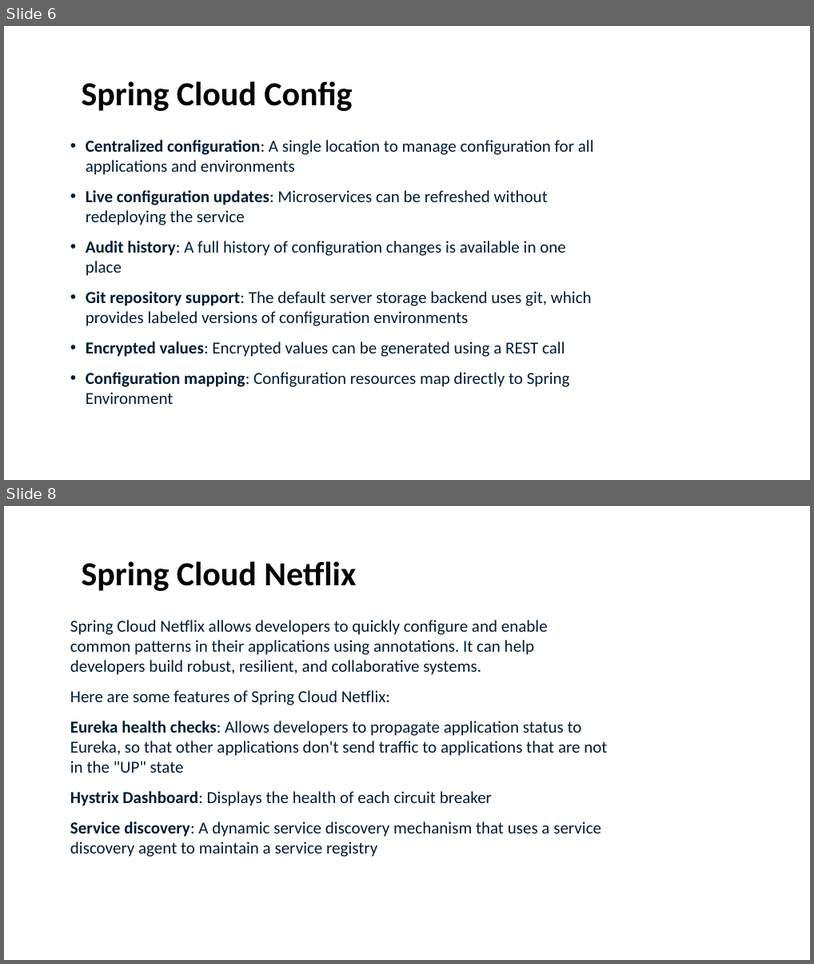
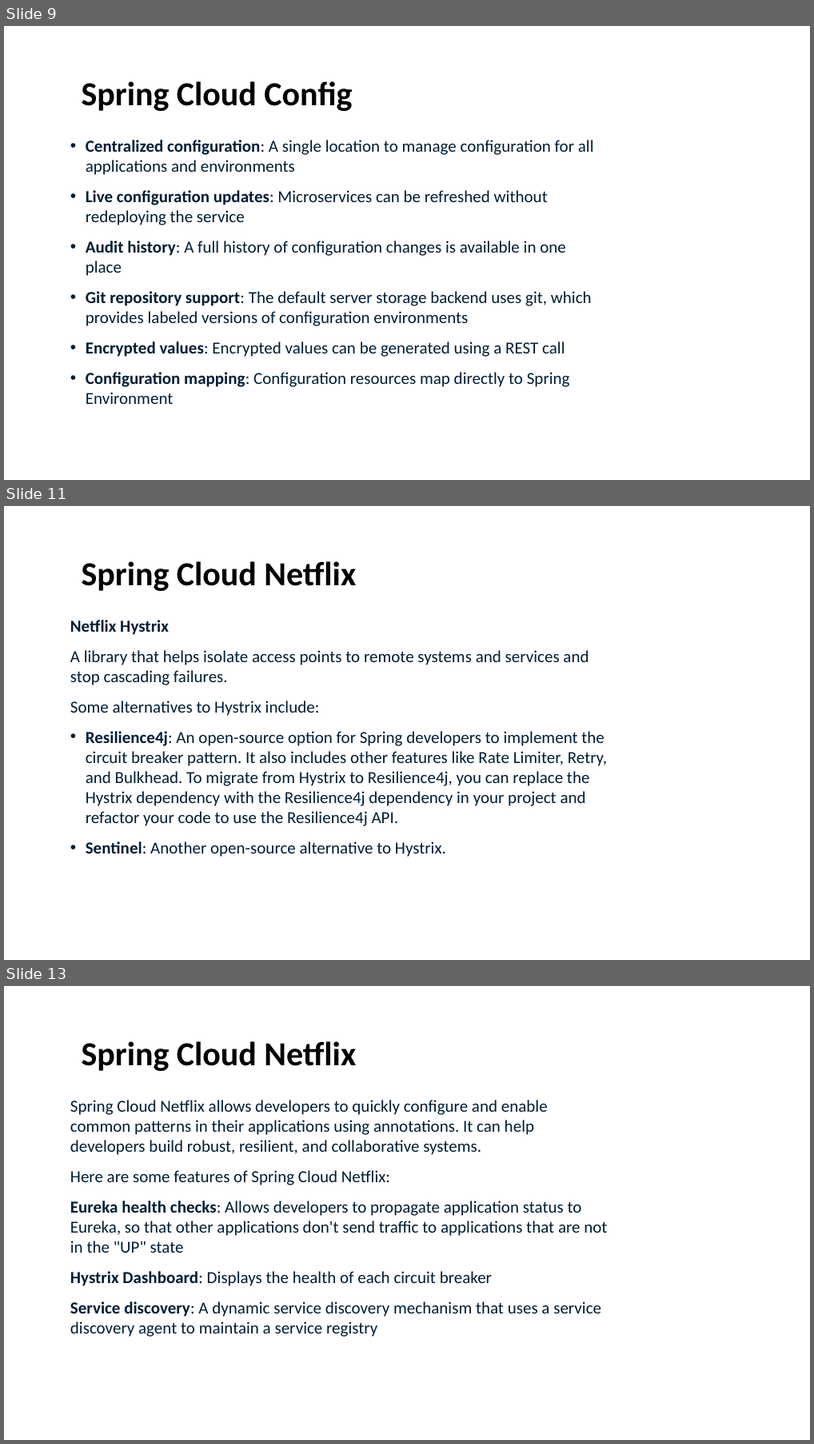
Before and after one commit to skjavedih/Spring-Cloud, a slide deck: Spring Cloud - Simplifying Distributed System.pptx. Shown one above the other, each under a label of ours: slides 6 and 8 before the commit, slides 9, 11 and 13 after it; the slides between them are not shown. The pictures are 814x964 and 814x1444 pixels, drawn with LibreOffice and Linux fonts; fonts in the diff are those of the drawing; background and template pictures are left out. Boxes give left, top, right and bottom in pixels: in the first picture for what was removed or moved away, otherwise in the second. Text is boxed around its words. In the diff, an @@ line names an element or a change of style, - is before the commit and + after.

```diff
--- a/Spring Cloud - Simplifying Distributed System.pptx
+++ b/Spring Cloud - Simplifying Distributed System.pptx
@@ slide 11 added at [4,506,810,960], background #FFFFFF @@
@@ text added at [82,561,356,591], 40 pt, text #000000, bold @@
+Spring Cloud Netflix
@@ text added at [70,620,607,856], 20 pt, text #001D35 @@
+Netflix Hystrix
+A library that helps isolate access points to remote systems and services and stop cascading failures.
+Some alternatives to Hystrix include:
+• Resilience4j: An open-source option for Spring developers to implement the circuit breaker pattern. It also includes other features like Rate Limiter, Retry, and Bulkhead. To migrate from Hystrix to Resilience4j, you can replace the Hystrix dependency with the Resilience4j dependency in your project and refactor your code to use the Resilience4j API.
+• Sentinel: Another open-source alternative to Hystrix.
@@ what was slide 6 is now slide 9 @@
@@ what was slide 8 is now slide 13 @@
```
Also in this commit, not shown: 1 slide changed, 4 other slides added.
